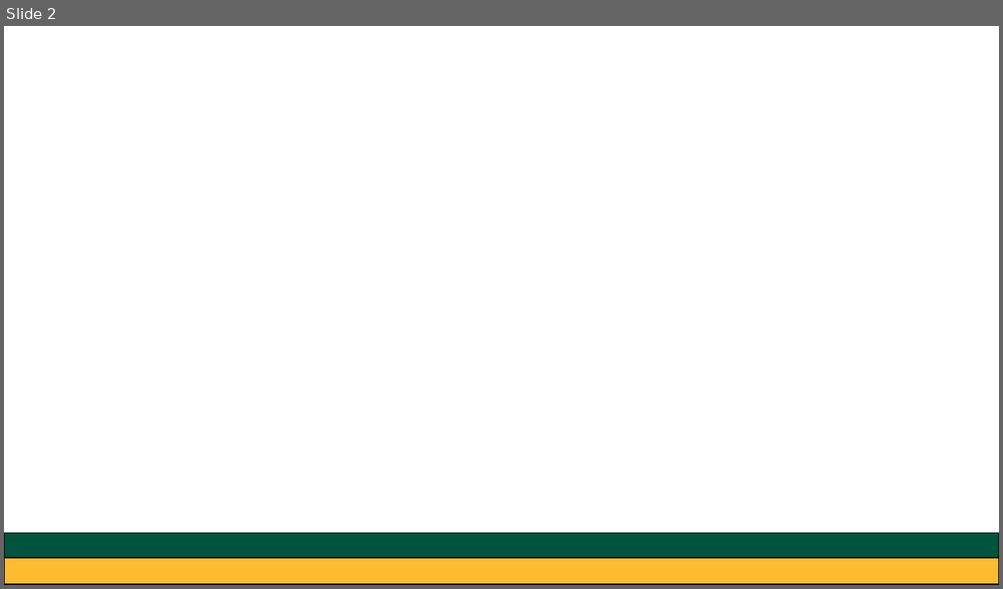
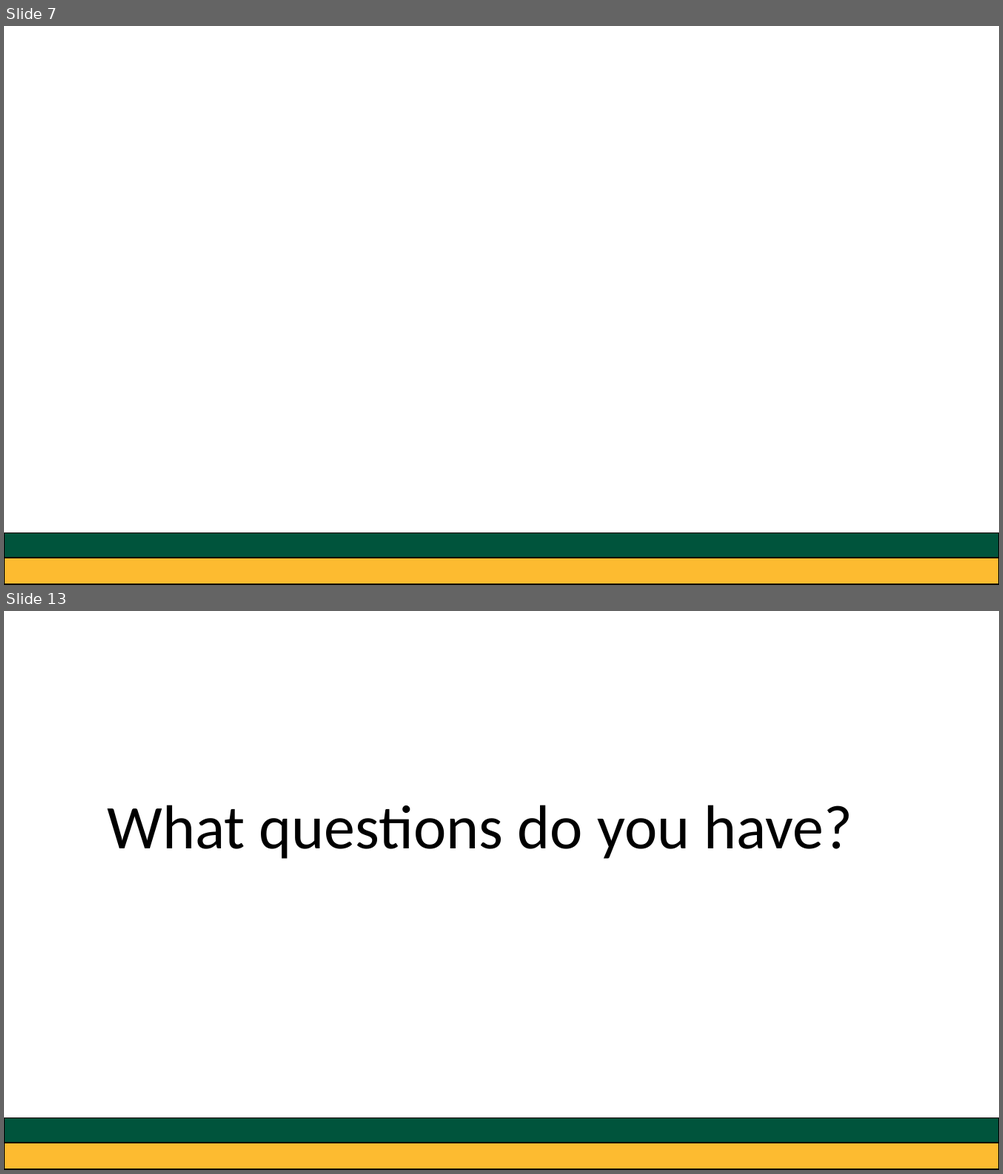
Before and after one commit to greg-dubrow/USF-talk-February-2020, a slide deck: usf_presentation_0220_gdubrow.pptx. Shown one above the other, each under a label of ours: slide 2 before the commit, slides 7 and 13 after it; the slides between them are not shown. The pictures are 1003x589 and 1003x1174 pixels, drawn with LibreOffice and Linux fonts; fonts in the diff are those of the drawing. Boxes give left, top, right and bottom in pixels: in the first picture for what was removed or moved away, otherwise in the second. Text is boxed around its words. In the diff, an @@ line names an element or a change of style, - is before the commit and + after.

```diff
--- a/usf_presentation_0220_gdubrow.pptx
+++ b/usf_presentation_0220_gdubrow.pptx
@@ slide 13 added at bbox=[4, 611, 999, 1170], background #FFFFFF @@
@@ title added at bbox=[107, 805, 852, 859], 60 pt, text #000000 @@
+What questions do you have?
@@ rectangle added at bbox=[4, 1119, 999, 1143], fill #00543C, outline #000000 1 pt @@
@@ rectangle added at bbox=[4, 1136, 999, 1170], fill #FDBB30, outline #000000 1 pt @@
@@ what was slide 2 is now slide 7 @@
```
Also in this commit, not shown: 1 slide changed, 11 other slides added, 6 other files.
